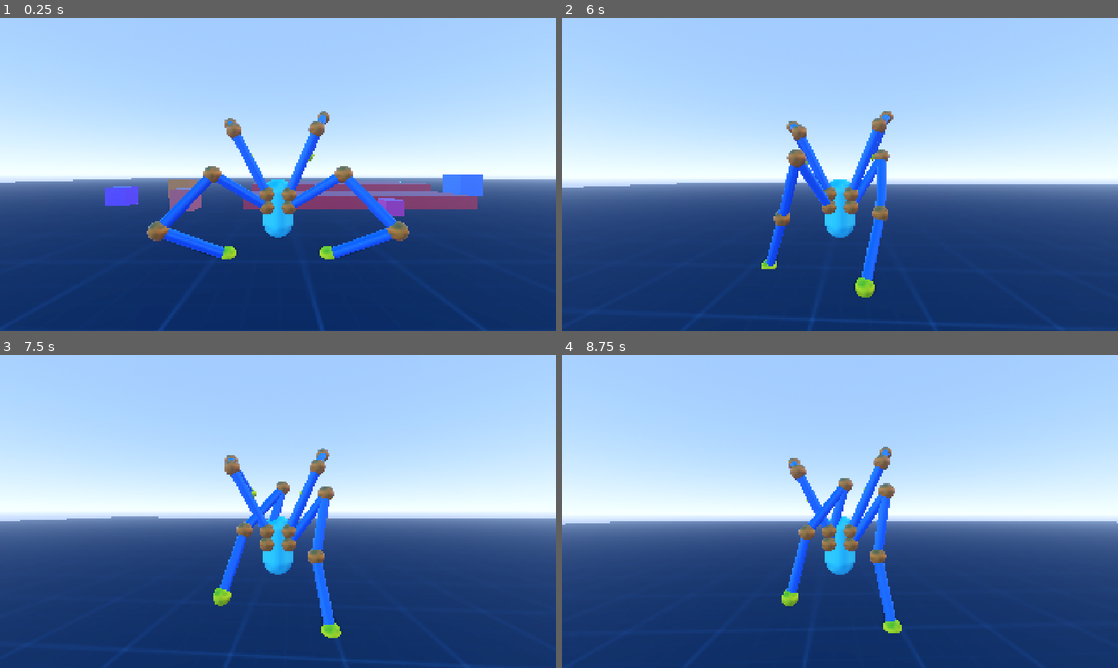
Above: before the commit, frames 1-4 (two rows, left to right).
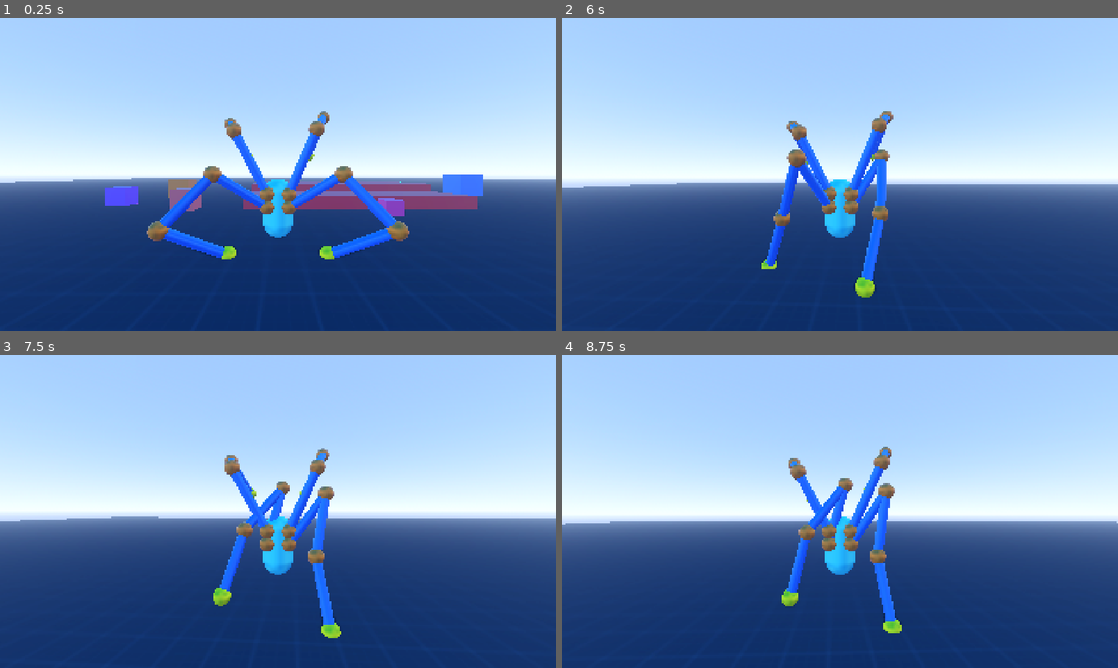
Above: after the commit, the same moments.

Repository: lliamsymonds04/doc-oc
Game: Godot game, scene res://main.tscn
The game is run twice, just before and just after one commit, with the same random seed, the same clock (stepped at 60 frames per second) and the same inputs.
Inputs (mouse positions are in pixels of both pictures, inside the frame that each line leads up to):
- Up to frame 1 (0.25 s): no input
- Up to frame 2 (6 s): move the mouse to (867, 174) at 0.52 s; hold W (forward) 0.53-5.78 s; tap Space (jump) at 0.77, 1.52, 3.02, 3.77, 4.52 s; move the mouse to (812, 174) at 1.27 s; move the mouse to (851, 168) at 2.02 s; move the mouse to (834, 180) at 2.77 s; move the mouse to (878, 177) at 3.52 s; move the mouse to (795, 171) at 4.27 s; move the mouse to (845, 174) at 5.02 s; move the mouse to (817, 168) at 5.77 s; hold D (right) from 5.78 s (still down)
- Up to frame 3 (7.5 s): tap Space (jump) at 6.02, 6.77 s; move the mouse to (305, 511) at 6.52 s; release D (right) at 6.53 s; hold W (forward) from 6.53 s (still down); move the mouse to (250, 511) at 7.27 s
- Up to frame 4 (8.75 s): keep holding W (forward); tap Space (jump) at 7.52 s; move the mouse to (851, 505) at 8.02 s

The runs differ from the first frame. In frame 1, less than 0.1% of the frame differs, in the area x 28-88%, y 91-100%; in frame 2, less than 0.1%; in frame 3, less than 0.1%, in the area x 40-85%, y 94-100%; in frame 4, less than 0.1%.

Commit message:
feat: wall climbing raycast

Diff:
--- a/main.tscn
+++ b/main.tscn
@@ -2,11 +2,14 @@
 
 [ext_resource type="Texture2D" uid="uid://b3un13prji6wu" path="res://assets/textures/dark_grid.png" id="1_h2yge"]
 [ext_resource type="PackedScene" uid="uid://cidasq88868wo" path="res://systems/player/player.tscn" id="1_ig7tw"]
+[ext_resource type="Texture2D" uid="uid://80w2bs0a2buc" path="res://assets/textures/purple_grid.png" id="3_h2yge"]
 
 [sub_resource type="StandardMaterial3D" id="FloorMat"]
 albedo_texture = ExtResource("1_h2yge")
 roughness = 0.85
-uv1_scale = Vector3(40, 40, 40)
+uv1_scale = Vector3(0.5, 0.5, 0.5)
+uv1_triplanar = true
+uv1_world_triplanar = true
 
 [sub_resource type="StandardMaterial3D" id="BoxMat_coral"]
 albedo_color = Color(1, 0.45, 0.4, 1)
@@ -78,6 +81,13 @@
 adjustment_brightness = 1.02
 adjustment_contrast = 1.06
 adjustment_saturation = 1.16
+
+[sub_resource type="StandardMaterial3D" id="StandardMaterial3D_m2c1y"]
+vertex_color_use_as_albedo = true
+albedo_texture = ExtResource("3_h2yge")
+uv1_scale = Vector3(0.5, 0.5, 0.5)
+uv1_triplanar = true
+uv1_world_triplanar = true
 
 [node name="Main" type="Node3D" unique_id=1606965912]
 
@@ -151,3 +161,14 @@
 
 [node name="WorldEnvironment" type="WorldEnvironment" parent="." unique_id=415060811]
 environment = SubResource("Environment_m2c1y")
+
+[node name="ClimbingWall" type="CSGBox3D" parent="." unique_id=1669438976]
+transform = Transform3D(1, 0, 0, 0, 1, 0, 0, 0, 1, 15, 10, 15)
+use_collision = true
+size = Vector3(10, 20, 10)
+material = SubResource("StandardMaterial3D_m2c1y")
+
+[node name="CSGBox3D" type="CSGBox3D" parent="ClimbingWall" unique_id=1586569878]
+transform = Transform3D(1, 0, 0, 0, 1, 0, 0, 0, 1, -3.5, 6.5, -2.5)
+operation = 2
+size = Vector3(8, 8, 16)
--- a/systems/inverse_kinematics/arm_mount.gd
+++ b/systems/inverse_kinematics/arm_mount.gd
@@ -2,6 +2,7 @@
 class_name ArmMount
 
 @export var is_leg: bool = true
+@export var wall_target: Node3D
 
 @export_category("Idle targeting")
 @export var idle_target: Node3D
--- a/systems/player/player.tscn
+++ b/systems/player/player.tscn
@@ -43,10 +43,11 @@
 [node name="Pole" type="Marker3D" parent="Hitbox/ArmLeft" unique_id=515761756]
 transform = Transform3D(1, 0, 0, 0, 1, 0, 0, 0, 1, -1.253, 0.2, 0.577)
 
-[node name="ArmTopRight" type="Node3D" parent="Hitbox" unique_id=2058179573 node_paths=PackedStringArray("idle_target")]
+[node name="ArmTopRight" type="Node3D" parent="Hitbox" unique_id=2058179573 node_paths=PackedStringArray("wall_target", "idle_target")]
 transform = Transform3D(1, 0, 0, 0, 1, 0, 0, 0, 1, 0.353, 0.506, 0.377)
 script = ExtResource("2_fqfg4")
 is_leg = false
+wall_target = NodePath("WallTarget")
 idle_target = NodePath("IdleTarget")
 idle_sway_x = 0.2
 idle_sway_y = 0.1
@@ -62,10 +63,14 @@
 [node name="Pole" type="Marker3D" parent="Hitbox/ArmTopRight" unique_id=183985606]
 transform = Transform3D(1, 0, 0, 0, 1, 0, 0, 0, 1, 1.336801, 2.787157, -0.93121254)
 
-[node name="ArmTopLeft" type="Node3D" parent="Hitbox" unique_id=1899558695 node_paths=PackedStringArray("idle_target")]
+[node name="WallTarget" type="Node3D" parent="Hitbox/ArmTopRight" unique_id=696696143]
+transform = Transform3D(1, 0, 0, 0, 1, 0, 0, 0, 1, 0.9002914, 1.5533633, -1.7995577)
+
+[node name="ArmTopLeft" type="Node3D" parent="Hitbox" unique_id=1899558695 node_paths=PackedStringArray("wall_target", "idle_target")]
 transform = Transform3D(1, 0, 0, 0, 1, 0, 0, 0, 1, -0.353, 0.5156874, 0.377)
 script = ExtResource("2_fqfg4")
 is_leg = false
+wall_target = NodePath("WallTarget")
 idle_target = NodePath("IdleTarget")
 idle_sway_x = 0.2
 idle_sway_y = 0.1
@@ -80,6 +85,9 @@
 [node name="Pole" type="Marker3D" parent="Hitbox/ArmTopLeft" unique_id=144475676]
 transform = Transform3D(1, 0, 0, 0, 1, 0, 0, 0, 1, -1.5615735, 2.7539291, -1.1966037)
 
+[node name="WallTarget" type="Node3D" parent="Hitbox/ArmTopLeft" unique_id=2115885880]
+transform = Transform3D(1, 0, 0, 0, 1, 0, 0, 0, 1, -0.9, 1.553, -1.8)
+
 [node name="MeshInstance3D" type="MeshInstance3D" parent="." unique_id=1008928997]
 transform = Transform3D(1, 0, 0, 0, 1, 0, 0, 0, 1, 0, 1.0040846, 0)
 material_override = SubResource("StandardMaterial3D_ktl23")
--- a/systems/player/player_controller.gd
+++ b/systems/player/player_controller.gd
@@ -17,6 +17,7 @@
 @export var raycast_distance: float = 10.0
 @export var max_target_displacement: float = 2.0
 @export var anchor_lead_time: float = 0.4
+@export var wall_raycast_distance: float = 2.0
 
 @onready var spring_arm: SpringArm3D = $SpringArm3D
 @onready var arms: Array[BasicArm] = []
@@ -73,6 +74,8 @@
 	var furthest_distance := 0.0
 	var best_arm_hit_pos := Vector3.ZERO
 
+	var wall_detection_count := 0
+
 	for mount in arm_mounts:
 		var arm := mount.arm
 		if mount.is_leg:
@@ -88,7 +91,7 @@
 				arm.advance_step(dt)
 				continue
 
-			var hit = _surface_hit(anchor_pos)
+			var hit = _surface_hit(anchor_pos, Vector3.DOWN, raycast_distance)
 			if hit is Vector3:
 				var hit_pos := hit as Vector3
 				var target_displacement:= hit_pos - target_pos
@@ -104,8 +107,20 @@
 		elif mount.idle_target != null:
 			arm.target = mount.compute_idle_target()
 
+		# wall raycasts
+		if mount.wall_target != null:
+			var wall_target_pos := mount.wall_target.global_position
+			var cast_dir := -global_transform.basis.z
+			var hit = _surface_hit(wall_target_pos, cast_dir, wall_raycast_distance)
+
+			if hit != null:
+				wall_detection_count += 1
+
 	if best_arm != null:
 		best_arm.start_step(best_arm_hit_pos)
+
+	if wall_detection_count > 1:
+		print("wall time")
 
 func _calculate_average_target_y() -> Variant:
 	var total_y = 0
@@ -142,10 +157,10 @@
 	velocity.y = lerp(velocity.y, target_y_vel, dt*hover_speed)
 
 
-func _surface_hit(from: Vector3) -> Variant:
+func _surface_hit(from: Vector3, direction: Vector3, distance: float) -> Variant:
 	var space := get_world_3d().direct_space_state
-	var ray_origin = from + Vector3.UP * raycast_distance
-	var query := PhysicsRayQueryParameters3D.create(ray_origin, ray_origin + Vector3.DOWN * raycast_distance * 2, ~2)
+	var ray_origin = from - direction * distance
+	var query := PhysicsRayQueryParameters3D.create(ray_origin, ray_origin + direction * distance * 2, ~2)
 
 	var result := space.intersect_ray(query)
 	if result.is_empty():
Binary file added: assets/textures/purple_grid.png
Not shown, added: assets/textures/purple_grid.png.import
